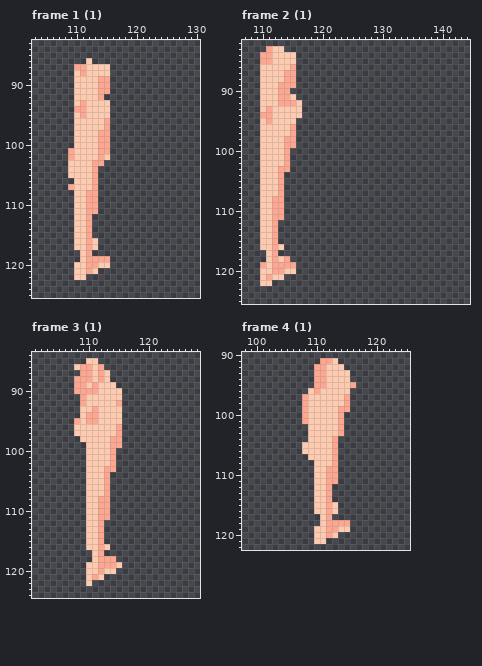
A pixel-art file gets an edit: resources/kid/unpacked/asesprite/arms/fair_left.aseprite. The picture above was drawn from the file before the commit.
256x256 pixels, 64 frames. Shown: frame 1 (1): x 103..130, y 83..125; frame 2 (1): x 107..144, y 82..125; frame 3 (1): x 101..128, y 84..124; frame 4 (1): x 98..125, y 90..122. The commit also changed other frames, which this record leaves out.
After:
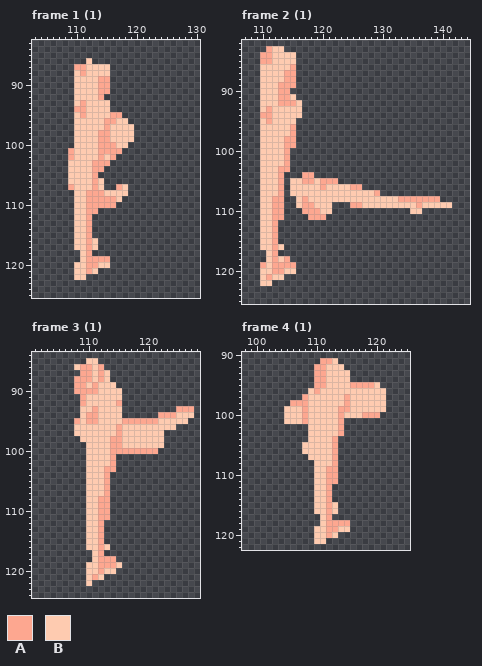
Palette (. is transparent): A #fda790  B #fecbb0
Change:
Frame 1 (1), layer "strike":
The author put colour A in row 95 at x 116 to 117; in row 96 at x 116; in row 100 at x 116; in row 101 at x 116 to 117; in row 102 at x 116; in row 103 at x 115.
The author put colour A in row 104 at x 114; in row 107 at x 117; in row 108 at x 114; in rows 109 to 110 at x 114 to 116.
The author put colour B in row 96 at x 117 to 118; in rows 97 to 99 at x 116 to 119; in row 100 at x 117 to 118; in row 106 at x 109 and 114; in row 107 at x 114 and 118; in row 108 at x 115 to 118.
The author put colour B in row 109 at x 117.
Frame 2 (1), layer "strike":
The author put colour A in row 104 at x 117 to 118; in row 105 at x 117 to 118 and 120 to 122; in row 106 at x 120 and 125 to 126; in row 107 at x 129; in row 108 at x 117 and 133 to 139; in row 109 at x 117 to 118, 125 to 126 and 136.
The author put colour A in row 110 at x 117 to 119; in row 111 at x 118 to 120.
The author put colour B in row 105 at x 115 to 116 and 119; in row 106 at x 115 to 119 and 121 to 124; in row 107 at x 115 to 128; in row 108 at x 116 and 118 to 132; in row 109 at x 116, 119 to 121, 127 to 135 and 137 to 141; in row 110 at x 120 to 121 and 135 to 136.
Frame 3 (1), layer "strike":
The author put colour A in row 93 at x 125 to 127; in row 94 at x 122 to 124; in row 95 at x 116 to 121; in row 100 at x 115 to 121.
The author put colour B in row 94 at x 125 to 127; in row 95 at x 122 to 126; in row 96 at x 116 to 124; in rows 97 to 99 at x 116 to 122.
Frame 4 (1), layer "strike":
The author put colour A in row 95 at x 117 to 119; in row 98 at x 106 to 107; in row 100 at x 118 to 120.
The author put colour B in row 95 at x 120; in rows 96 to 98 at x 116 to 121; in row 99 at x 105 to 107 and 116 to 121; in row 100 at x 105 to 107 and 115 to 117; in row 101 at x 105 to 107.
Boxes around the changes in both pictures, in picture pixels (x1, y1, x2, y2):
added: (68, 112, 134, 208)
added: (290, 172, 452, 220)
added: (116, 406, 194, 454)
added: (344, 382, 386, 418)
added: (284, 400, 302, 424)
